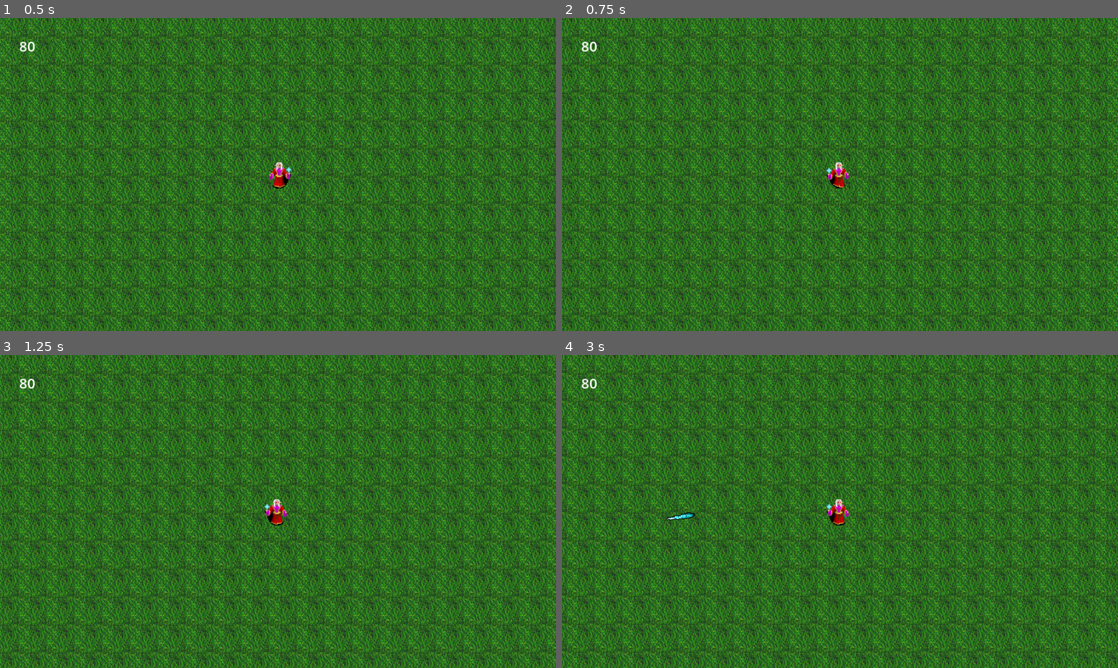
Above: before the commit, frames 1-4 (two rows, left to right).
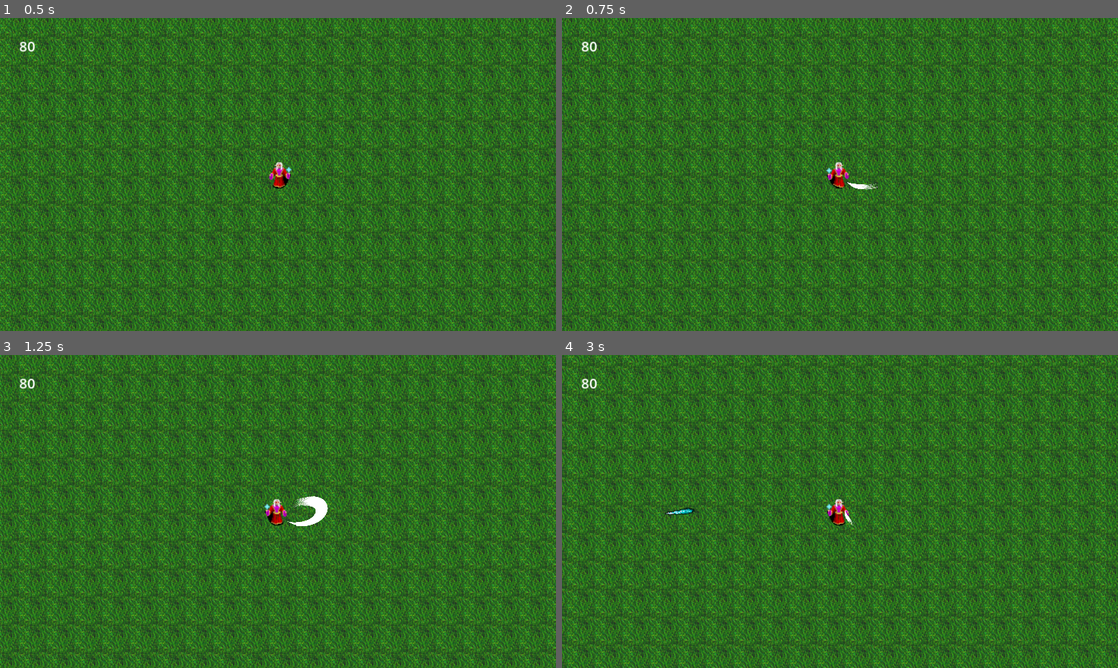
Above: after the commit, the same moments.

Repository: ASchwad/godot-survivors
Game: Godot game, scene res://World/world.tscn
The game is run twice, just before and just after one commit, with the same random seed, the same clock (stepped at 60 frames per second) and the same inputs.
Inputs:
- Up to frame 1 (0.5 s): no input
- Up to frame 2 (0.75 s): tap Enter at 0.5 s; hold D (right) from 0.53 s (still down); hold Space (slash, bound only after the commit) from 0.53 s (still down)
- Up to frame 3 (1.25 s): keep holding D (right); keep holding Space (slash, bound only after the commit)
- Up to frame 4 (3 s): release D (right) at 1.28 s; release Space (slash, bound only after the commit) at 1.28 s; hold S (down) 1.28-2.03 s; tap Shift (sprint, bound only after the commit) at 1.35 s; tap Space (slash, bound only after the commit) at 1.55, 2.85 s; hold D (right) 2.03-2.78 s; hold Space (slash, bound only after the commit) 2.03-2.78 s; hold W (up) from 2.78 s (still down)

Frame 1 is identical in both runs. In frame 2, less than 0.1% of the frame differs, in the area x 51-57%, y 52-55%; in frame 3, 0.3%; in frame 4, 47%, in the area x 0-100%, y 0-100%.

Commit message:
WIP slash attack

Diff:
--- a/Enemy/enemy_kobold_weak.gd
+++ b/Enemy/enemy_kobold_weak.gd
@@ -32,8 +32,10 @@
 	queue_free()
 
 func _on_hurtbox_hurt(damage: Variant) -> void:
+	print("got ", damage)
 	sound_hit.play()
 	hp -= damage
+	print("remaining hp", hp)
 	if hp <= 0:
 		death()
 		await get_tree().create_timer(0.1).timeout
--- a/Player/player.gd
+++ b/Player/player.gd
@@ -11,6 +11,7 @@
 
 @onready var icespearTimer : Timer = get_node("Attack/IcespearTimer")
 @onready var icespearAttackTimer : Timer = get_node("Attack/IcespearTimer/IcespearAttackTimer")
+@onready var animatedSprite : AnimatedSprite2D = get_node("Sprite2D/Meele Attack/SwordHit/AnimatedSprite2D")
 
 var icespear_ammo = 0
 var icespear_baseammo = 1
@@ -21,6 +22,7 @@
 
 func _ready():
 	attack()
+	animatedSprite.visible = false
 
 func attack():
 	if icespear_level > 0:
@@ -31,6 +33,9 @@
 
 func _physics_process(delta: float) -> void:
 	movement()
+	if Input.get_action_strength("slash") == 1.0:
+		animatedSprite.visible = true
+		$AnimationPlayer.play("sword_slash")
 
 func movement():
 	# var x_mov = Input.get_action_strength("right") - Input.get_action_strength("left")
@@ -107,3 +112,12 @@
 func _on_enemy_detection_area_body_exited(body: Node2D) -> void:
 	if enemy_close.has(body):
 		enemy_close.erase(body)
+
+
+func _on_sword_hit_area_entered(area: Area2D) -> void:
+	print("HIT AREA")
+
+
+func _on_animated_sprite_2d_frame_changed() -> void:
+	if animatedSprite.frame == (animatedSprite.sprite_frames.get_frame_count("default") / 2 - 1):
+		animatedSprite.visible = false
--- a/Player/player.tscn
+++ b/Player/player.tscn
@@ -1,8 +1,43 @@
-[gd_scene load_steps=7 format=3 uid="uid://bl81l4htxmib1"]
+[gd_scene load_steps=18 format=3 uid="uid://bl81l4htxmib1"]
 
 [ext_resource type="Texture2D" uid="uid://dubfvjq4y8cga" path="res://Textures/Player/player_sprite.png" id="1_4vs0e"]
 [ext_resource type="Script" path="res://Player/player.gd" id="1_shj57"]
 [ext_resource type="PackedScene" uid="uid://d4bkgwgh1w1e2" path="res://Utils/hurtbox.tscn" id="3_2el1b"]
+[ext_resource type="Texture2D" uid="uid://burutrfckebtr" path="res://Textures/Items/Weapons/Pure White Slash Wide/File1.png" id="4_f2s7t"]
+[ext_resource type="Texture2D" uid="uid://brbst7mdy1p1b" path="res://Textures/Items/Weapons/Pure White Slash Wide/File2.png" id="5_eurny"]
+[ext_resource type="Texture2D" uid="uid://idmadi4lynfs" path="res://Textures/Items/Weapons/Pure White Slash Wide/File3.png" id="6_6jmb0"]
+[ext_resource type="Texture2D" uid="uid://0y8d2mgo8whx" path="res://Textures/Items/Weapons/Pure White Slash Wide/File4.png" id="7_r06vx"]
+[ext_resource type="Texture2D" uid="uid://i4ucoifylq4b" path="res://Textures/Items/Weapons/Pure White Slash Wide/File5.png" id="8_7jk1e"]
+[ext_resource type="Texture2D" uid="uid://byr1bocqkymbp" path="res://Textures/Items/Weapons/Pure White Slash Wide/File6.png" id="9_x2vx7"]
+
+[sub_resource type="SpriteFrames" id="SpriteFrames_jboj6"]
+animations = [{
+"frames": [{
+"duration": 1.0,
+"texture": ExtResource("4_f2s7t")
+}, {
+"duration": 1.0,
+"texture": ExtResource("5_eurny")
+}, {
+"duration": 1.0,
+"texture": ExtResource("6_6jmb0")
+}, {
+"duration": 1.0,
+"texture": ExtResource("7_r06vx")
+}, {
+"duration": 1.0,
+"texture": ExtResource("8_7jk1e")
+}, {
+"duration": 1.0,
+"texture": ExtResource("9_x2vx7")
+}],
+"loop": true,
+"name": &"default",
+"speed": 5.0
+}]
+
+[sub_resource type="RectangleShape2D" id="RectangleShape2D_5pkoy"]
+size = Vector2(480, 370)
 
 [sub_resource type="CapsuleShape2D" id="CapsuleShape2D_ug2ou"]
 radius = 4.0
@@ -14,6 +49,68 @@
 [sub_resource type="CircleShape2D" id="CircleShape2D_tib53"]
 radius = 367.049
 
+[sub_resource type="Animation" id="Animation_oaliy"]
+resource_name = "sword_slash"
+length = 0.3
+step = 0.01
+tracks/0/type = "value"
+tracks/0/imported = false
+tracks/0/enabled = true
+tracks/0/path = NodePath("SwordHit/AnimatedSprite2D:frame")
+tracks/0/interp = 1
+tracks/0/loop_wrap = true
+tracks/0/keys = {
+"times": PackedFloat32Array(0.01, 0.0666667, 0.133333, 0.2),
+"transitions": PackedFloat32Array(1, 1, 1, 1),
+"update": 1,
+"values": [0, 1, 2, 3]
+}
+tracks/1/type = "value"
+tracks/1/imported = false
+tracks/1/enabled = true
+tracks/1/path = NodePath("SwordHit/CollisionShape2D:disabled")
+tracks/1/interp = 1
+tracks/1/loop_wrap = true
+tracks/1/keys = {
+"times": PackedFloat32Array(0, 0.01, 0.14),
+"transitions": PackedFloat32Array(1, 1, 1),
+"update": 1,
+"values": [true, false, true]
+}
+
+[sub_resource type="Animation" id="Animation_m386e"]
+length = 0.001
+tracks/0/type = "value"
+tracks/0/imported = false
+tracks/0/enabled = true
+tracks/0/path = NodePath("SwordHit/AnimatedSprite2D:frame")
+tracks/0/interp = 1
+tracks/0/loop_wrap = true
+tracks/0/keys = {
+"times": PackedFloat32Array(0),
+"transitions": PackedFloat32Array(1),
+"update": 1,
+"values": [0]
+}
+tracks/1/type = "value"
+tracks/1/imported = false
+tracks/1/enabled = true
+tracks/1/path = NodePath("SwordHit/CollisionShape2D:disabled")
+tracks/1/interp = 1
+tracks/1/loop_wrap = true
+tracks/1/keys = {
+"times": PackedFloat32Array(0),
+"transitions": PackedFloat32Array(1),
+"update": 1,
+"values": [true]
+}
+
+[sub_resource type="AnimationLibrary" id="AnimationLibrary_cwb2q"]
+_data = {
+"RESET": SubResource("Animation_m386e"),
+"sword_slash": SubResource("Animation_oaliy")
+}
+
 [node name="Player" type="CharacterBody2D" groups=["player"]]
 motion_mode = 1
 script = ExtResource("1_shj57")
@@ -21,6 +118,25 @@
 [node name="Sprite2D" type="Sprite2D" parent="."]
 texture = ExtResource("1_4vs0e")
 hframes = 2
+
+[node name="Meele Attack" type="Node2D" parent="Sprite2D"]
+
+[node name="SwordHit" type="Area2D" parent="Sprite2D/Meele Attack" groups=["attack"]]
+collision_layer = 4
+collision_mask = 4
+
+[node name="AnimatedSprite2D" type="AnimatedSprite2D" parent="Sprite2D/Meele Attack/SwordHit"]
+position = Vector2(32, 0)
+scale = Vector2(0.1, 0.1)
+sprite_frames = SubResource("SpriteFrames_jboj6")
+
+[node name="CollisionShape2D" type="CollisionShape2D" parent="Sprite2D/Meele Attack/SwordHit"]
+light_mask = 5
+visibility_layer = 5
+position = Vector2(34, 0.5)
+scale = Vector2(0.1, 0.1)
+shape = SubResource("RectangleShape2D_5pkoy")
+disabled = true
 
 [node name="Camera2D" type="Camera2D" parent="."]
 
@@ -34,6 +150,7 @@
 one_shot = true
 
 [node name="Hurtbox" parent="." instance=ExtResource("3_2el1b")]
+visible = false
 collision_layer = 2
 collision_mask = 2
 
@@ -58,8 +175,17 @@
 monitorable = false
 
 [node name="CollisionShape2D" type="CollisionShape2D" parent="EnemyDetectionArea"]
+visible = false
 shape = SubResource("CircleShape2D_tib53")
 
+[node name="AnimationPlayer" type="AnimationPlayer" parent="."]
+root_node = NodePath("../Sprite2D/Meele Attack")
+libraries = {
+"": SubResource("AnimationLibrary_cwb2q")
+}
+
+[connection signal="area_entered" from="Sprite2D/Meele Attack/SwordHit" to="." method="_on_sword_hit_area_entered"]
+[connection signal="frame_changed" from="Sprite2D/Meele Attack/SwordHit/AnimatedSprite2D" to="." method="_on_animated_sprite_2d_frame_changed"]
 [connection signal="hurt" from="Hurtbox" to="." method="_on_hurtbox_hurt"]
 [connection signal="timeout" from="Attack/IcespearTimer" to="." method="_on_icespear_timer_timeout"]
 [connection signal="timeout" from="Attack/IcespearTimer/IcespearAttackTimer" to="." method="_on_icespear_attack_timer_timeout"]
--- a/Utils/hurtbox.gd
+++ b/Utils/hurtbox.gd
@@ -15,6 +15,7 @@
 signal hurt(damage)
 
 func _on_area_entered(area: Area2D) -> void:
+	print("entered")
 	if area.is_in_group("attack"):
 		if not area.get("damage") == null:
 			match HurtBoxType:
@@ -30,6 +31,9 @@
 			emit_signal("hurt", damage)
 			if area.has_method("enemy_hit"):
 				area.enemy_hit(1);
+		else:
+			print("EMITTING")
+			emit_signal("hurt", 2)
 
 
 func _on_disable_timer_timeout() -> void:
--- a/project.godot
+++ b/project.godot
@@ -61,11 +61,17 @@
 sprint={
 "deadzone": 0.5,
 "events": [Object(InputEventJoypadButton,"resource_local_to_scene":false,"resource_name":"","device":-1,"button_index":0,"pressure":0.0,"pressed":true,"script":null)
+, Object(InputEventKey,"resource_local_to_scene":false,"resource_name":"","device":-1,"window_id":0,"alt_pressed":false,"shift_pressed":false,"ctrl_pressed":false,"meta_pressed":false,"pressed":false,"keycode":0,"physical_keycode":4194325,"key_label":0,"unicode":0,"location":0,"echo":false,"script":null)
 ]
 }
 menu={
 "deadzone": 0.5,
 "events": [Object(InputEventJoypadButton,"resource_local_to_scene":false,"resource_name":"","device":-1,"button_index":6,"pressure":0.0,"pressed":true,"script":null)
+]
+}
+slash={
+"deadzone": 0.5,
+"events": [Object(InputEventKey,"resource_local_to_scene":false,"resource_name":"","device":-1,"window_id":0,"alt_pressed":false,"shift_pressed":false,"ctrl_pressed":false,"meta_pressed":false,"pressed":false,"keycode":0,"physical_keycode":32,"key_label":0,"unicode":32,"location":0,"echo":false,"script":null)
 ]
 }
 
Binary file added: Textures/Items/Weapons/Pure White Slash Wide/File1.png
Not shown, added: Textures/Items/Weapons/Pure White Slash Wide/File1.png.import
Binary file added: Textures/Items/Weapons/Pure White Slash Wide/File2.png
Not shown, added: Textures/Items/Weapons/Pure White Slash Wide/File2.png.import
Binary file added: Textures/Items/Weapons/Pure White Slash Wide/File3.png
Not shown, added: Textures/Items/Weapons/Pure White Slash Wide/File3.png.import
Binary file added: Textures/Items/Weapons/Pure White Slash Wide/File4.png
Not shown, added: Textures/Items/Weapons/Pure White Slash Wide/File4.png.import
Binary file added: Textures/Items/Weapons/Pure White Slash Wide/File5.png
Not shown, added: Textures/Items/Weapons/Pure White Slash Wide/File5.png.import
Binary file added: Textures/Items/Weapons/Pure White Slash Wide/File6.png
Not shown, added: Textures/Items/Weapons/Pure White Slash Wide/File6.png.import
(and 1 more such lines)
